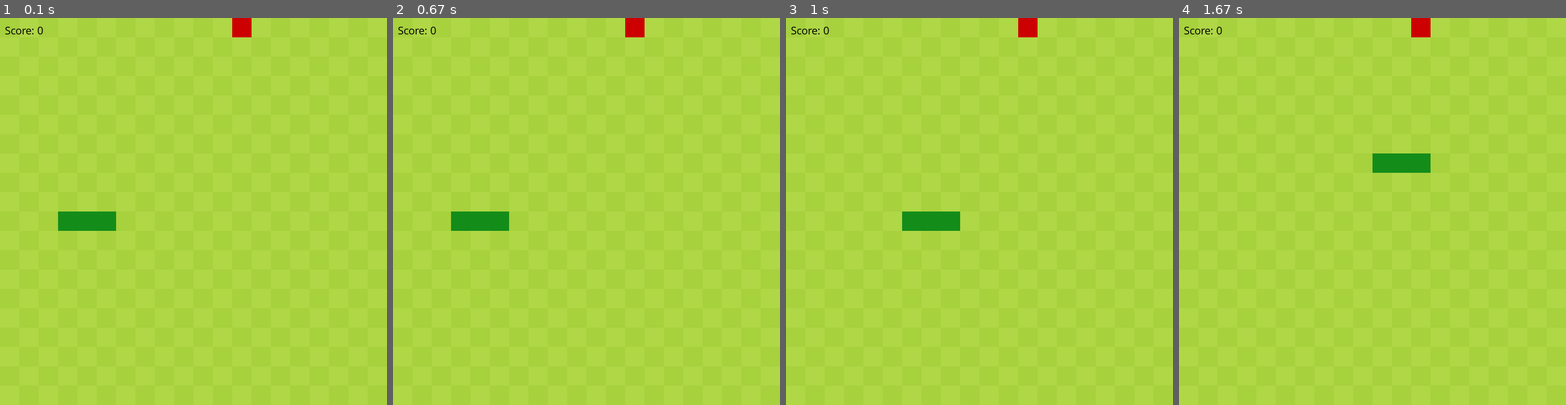
Above: before the commit, frames 1-4 (left to right).
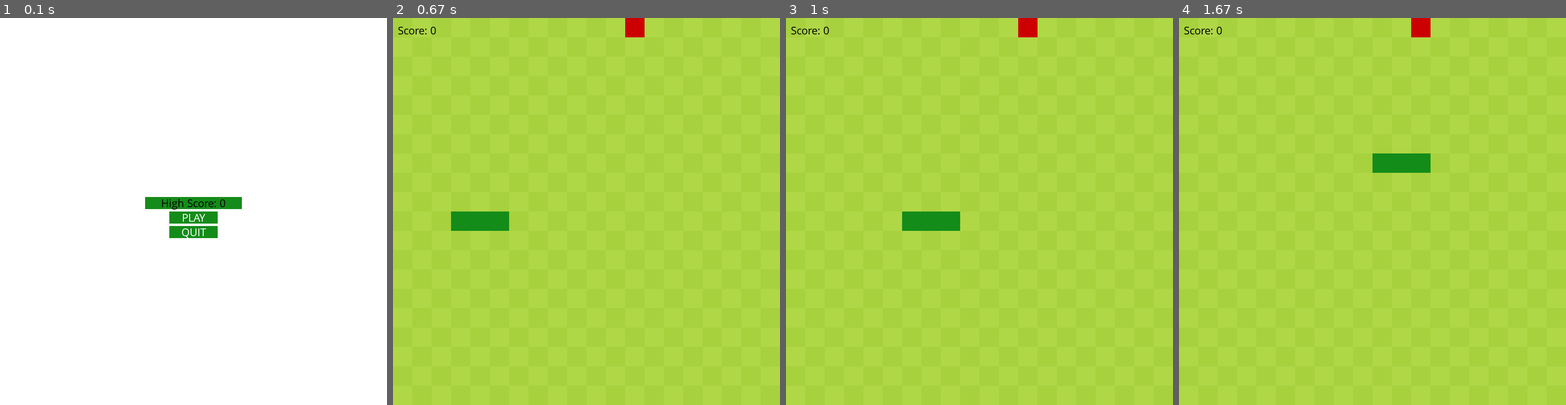
Above: after the commit, the same moments.

Repository: YangTh599/snake
Game: pygame game, started from main.py
The game is run twice, just before and just after one commit, with the same random seed, the same clock (stepped at 60 frames per second) and the same inputs.
Inputs (mouse positions are in pixels of both pictures, inside the frame that each line leads up to):
- Up to frame 1 (0.1 s): no input
- Up to frame 2 (0.67 s): click (586, 219) at 0.38 s, where only the run after the commit has a clickable "PLAY"
- Up to frame 3 (1 s): hold Right from 0.67 s (still down); move the mouse to (964, 226) at 0.7 s
- Up to frame 4 (1.67 s): release Right at 1.13 s; hold Up 1.17-1.47 s; hold Right from 1.5 s (still down)

The runs differ from the first frame. In frame 1, 100% of the frame differs, in the area x 0-100%, y 0-100%; in frame 2, nothing differs; in frame 3, nothing differs; in frame 4, nothing differs.

Commit message:
snake game amdef

Diff:
--- a/classes_and_objects/boxes.py
+++ b/classes_and_objects/boxes.py
@@ -125,7 +125,7 @@
 class Button(Text_box):
 
     def __init__(self, window, x, y, width, height, text, text_color = WHITE,rect_color = THAYER_GREEN, hover_color = LIME,font="Comic Sans MS",text_size = 24, draw_rect = True, centered = True, rotation = 0):
-        super.__init__(window, x, y, width, height, text, text_color,rect_color,font,text_size, draw_rect, centered, rotation)
+        super().__init__(window, x, y, width, height, text, text_color,rect_color,font,text_size, draw_rect, centered, rotation)
 
         self.hover_color = hover_color
         self.not_hover_color = rect_color
--- a/main.py
+++ b/main.py
@@ -25,41 +25,35 @@
     return window
 
 # Draw Function to update graphics
-def draw(window):
+def draw(window, buttons, tb):
     """DRAW FUNCTION | allows screen graphics to be added"""
     #BACKGROUND
     window.fill(WHITE) # 15
 
 
     #FOREGROUND
-
+    for t in tb:
+        t.draw_textbox()
+    for button in buttons:
+        button.draw_textbox()
 
     #UPDATE DISPLAY
     pygame.display.update()
 
-# def handle_events():
-#     """Handles any pygame event such as key input"""
-#     for event in pygame.event.get():
-#         if event.type == pygame.QUIT: # QUIT
-#             return False
-
-#     keys = pygame.key.get_pressed()
-
-#     return True
-
-
 class Main():
     def __init__(self, window):
         self.window = window
+        self.run = False
         self.snake = sn.Snake(window)
         self.fruit = sn.Apple(window)
         self.score_text = boxes.Text_box(self.window, 10, 10, 10, 10,"Score: ",BLACK)
         self.score = 0
 
     def update(self):
-        self.snake.move_snake()
-        self.check_collision()
-        self.check_fail()
+        if self.run == True and self.snake.direction != Vector2(0,0):
+            self.snake.move_snake()
+            self.check_collision()
+            self.check_fail()
 
     def draw_elements(self):
         self.draw_grass()
@@ -71,6 +65,7 @@
         if self.fruit.pos == self.snake.body[0]:
             self.fruit.randomize()
             self.snake.add_block()
+            self.snake.play_crunch_sound()
             self.score += 1
 
         for block in self.snake.body[1:]:
@@ -79,16 +74,20 @@
 
     def check_fail(self):
         if not 0 <= self.snake.body[0].x < CELL_NUMS or not 0 <= self.snake.body[0].y < CELL_NUMS:
+            self.run = False
             self.game_over()
 
         for block in self.snake.body[1:]:
             if block == self.snake.body[0]:
+                self.run = False
                 self.game_over()
 
     def game_over(self):
         self.snake.reset()
         self.score_text.text = "Score: 0"
         self.score = 0
+
+
 
     def draw_grass(self):
         grass_color = (167, 209, 61)
@@ -122,39 +121,70 @@
     # ADD ALL OBJECTS/CLASSES BELOW HERE
 
     main_game = Main(window)
+    highest_score = main_game.score
 
+
+
+    hscoretext = boxes.Text_box(window, SCREEN_WIDTH//2 -100,370,200,25,"High Score: 0", BLACK)
+    start = boxes.Button(window, SCREEN_WIDTH//2 -50,400,100,25,"PLAY")
+    quit_button = boxes.Button(window, SCREEN_WIDTH//2 - 50,430,100,25,"QUIT")
+
+    background_music = pygame.mixer.Sound("music/mr_bightside.mp3")
+
+    try:
+        pygame.mixer.music.load("music/mr_bightside.mp3")
+        pygame.mixer_music.set_volume(0.4)
+        pygame.mixer.music.play(-1)
+    except pygame.error as e:
+        print(f"Error loading or playing music in Snake game: {e}")
+
+    buttons = [start, quit_button]
+    textes = [hscoretext]
     # ADD ALL OBJECTS/CLASSES ABOVE HERE
     run = True
     while run: # run set to true, program runs while run is true.
 
         clock.tick(FPS) # FPS Tick
+        if main_game.run == True: #RUNS WHEN PLAY BUTTON IS PRESSED
+            while main_game.run:
+                for event in pygame.event.get():
+                    if event.type == pygame.QUIT: # QUIT
+                        run = False
+                    if event.type == SCREEN_UPDATE:
+                        main_game.update()
+                    if event.type == pygame.KEYDOWN:
+                        if event.key == pygame.K_UP:
+                            if main_game.snake.direction.y != 1:
+                                main_game.snake.direction = Vector2(0,-1)
+                        if event.key == pygame.K_RIGHT:
+                            if main_game.snake.direction.x != -1:
+                                main_game.snake.direction = Vector2(1,0)
+                        if event.key == pygame.K_DOWN:
+                            if main_game.snake.direction.y != -1:
+                                main_game.snake.direction = Vector2(0,1)
+                        if event.key == pygame.K_LEFT:
+                            if main_game.snake.direction.x != 1:
+                                main_game.snake.direction = Vector2(-1,0)
 
-        for event in pygame.event.get():
-            if event.type == pygame.QUIT: # QUIT
-                run = False
-            if event.type == SCREEN_UPDATE:
-                main_game.update()
-            if event.type == pygame.KEYDOWN:
-                if event.key == pygame.K_UP:
-                    if main_game.snake.direction.y != 1:
-                        main_game.snake.direction = Vector2(0,-1)
-                if event.key == pygame.K_RIGHT:
-                    if main_game.snake.direction.x != -1:
-                        main_game.snake.direction = Vector2(1,0)
-                if event.key == pygame.K_DOWN:
-                    if main_game.snake.direction.y != -1:
-                        main_game.snake.direction = Vector2(0,1)
-                if event.key == pygame.K_LEFT:
-                    if main_game.snake.direction.x != 1:
-                        main_game.snake.direction = Vector2(-1,0)
+                if main_game.score > highest_score:
+                    highest_score = main_game.score
+                    hscoretext.text = "High Score: " + str(highest_score)
 
+                window.fill((175,215,70))
+                main_game.draw_elements()
+                pygame.display.update()
+        else:
 
-        window.fill((175,215,70))
-        main_game.draw_elements()
-        pygame.display.update()
+            for event in pygame.event.get():
+                if event.type == pygame.QUIT:
+                    run = False
+                if event.type == pygame.MOUSEBUTTONDOWN:
+                    if start.check_clicked():
+                        main_game.run = True
+                    if quit_button.check_clicked():
+                        run = False
 
-
-        # draw(window) # UPDATES SCREEN
+            draw(window, buttons,textes)
 
     pygame.quit()
     sys.exit()
--- a/snake.py
+++ b/snake.py
@@ -12,6 +12,8 @@
         self.body = [Vector2(5,10), Vector2(4,10), Vector2(3,10)]
         self.direction = Vector2(0,0)
         self.new_block = False
+
+        self.crunch = pygame.mixer.Sound("snake_assets/crunch/crunch1.mp3")
 
     def draw_snake(self):
 
@@ -38,7 +40,7 @@
         self.new_block = True
 
     def play_crunch_sound(self):
-        pass
+        self.crunch.play()
 
     def reset(self):
         self.body = [Vector2(5,10), Vector2(4,10), Vector2(3,10)]
Not shown, added: music/mr_bightside.mp3
Not shown, added: snake_assets/crunch/crunch1.mp3
